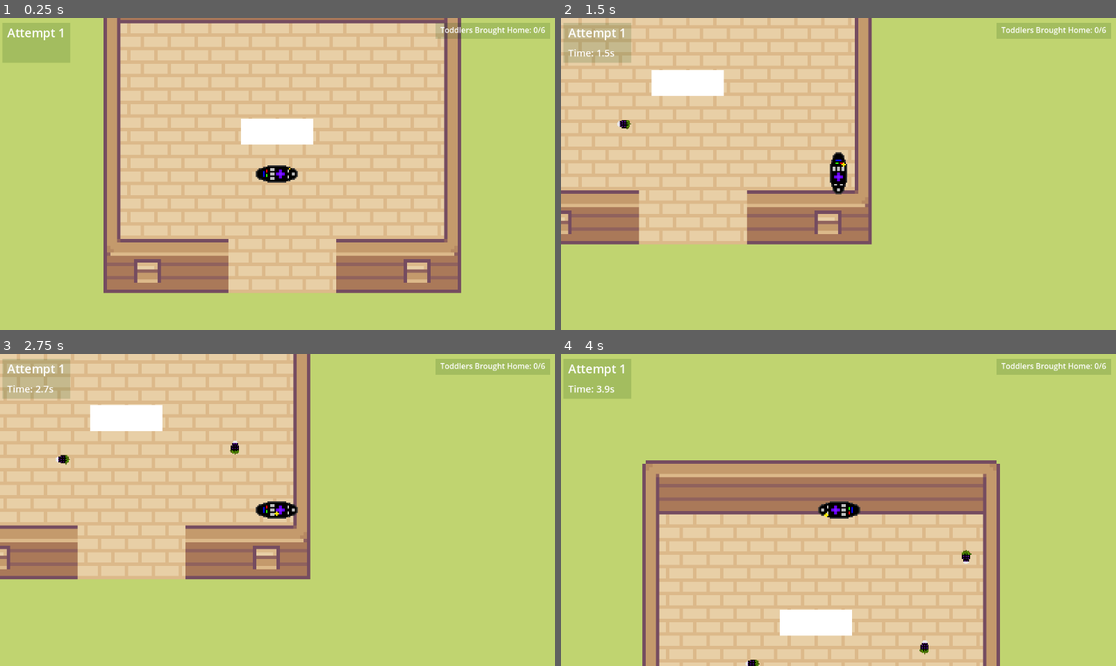
Above: before the commit, frames 1-4 (two rows, left to right).
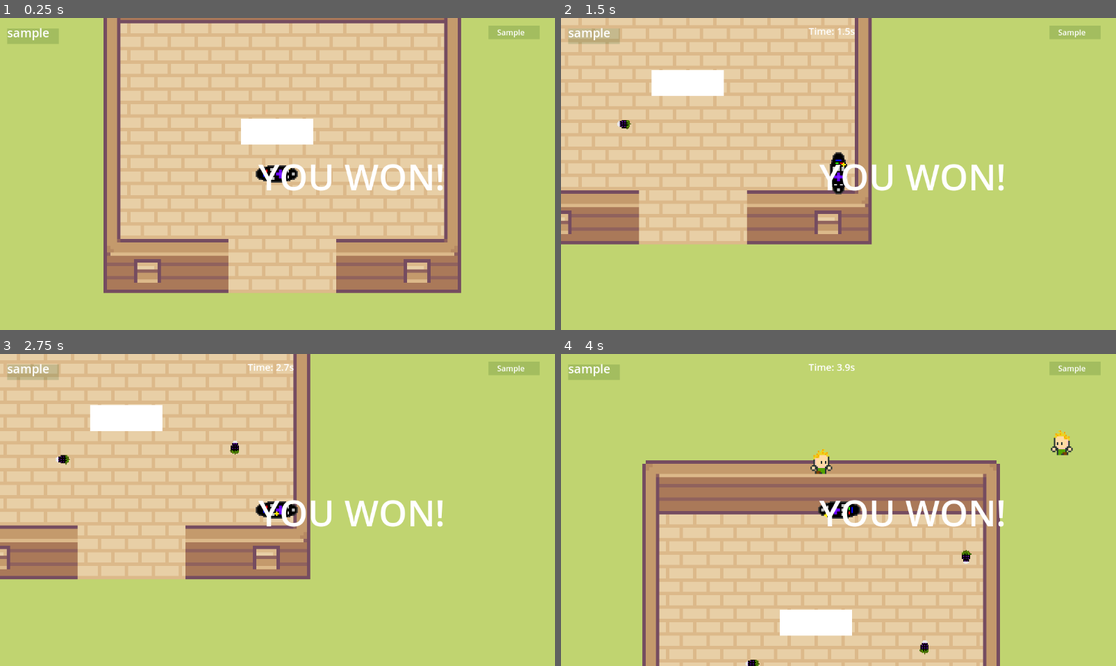
Above: after the commit, the same moments.

Repository: DrDoIt/Toddler-Swarm
Game: Godot game, scene res://main.tscn
Same seed, same stepped clock (60 frames per second), same inputs: the game is played once before the commit and once after it.
Inputs:
- Up to frame 1 (0.25 s): no input
- Up to frame 2 (1.5 s): tap Enter at 0.5 s; hold D (move_right) 0.53-1.28 s; hold Space (throw) 0.53-1.28 s; hold S (move_down) from 1.28 s (still down); tap Space (throw) at 1.35 s
- Up to frame 3 (2.75 s): release S (move_down) at 2.03 s; hold D (move_right) from 2.03 s (still down); hold Space (throw) from 2.03 s (still down)
- Up to frame 4 (4 s): release D (move_right) at 2.78 s; release Space (throw) at 2.78 s; hold W (move_up) 2.78-3.53 s; tap Space (throw) at 2.85 s; hold A (move_left) from 3.53 s (still down); hold Space (throw) from 3.53 s (still down)

The runs differ from the first frame. In frame 1, 3.0% of the frame differs, in the area x 0-100%, y 1-56%; in frame 2, 3.1%; in frame 3, 3.1%; in frame 4, 3.5%.
Error after the commit: Parse Error: Invalid numeric notation. (res://hud.gd:42)

Commit message:
10 Charlies

Diff:
--- a/hud.gd
+++ b/hud.gd
@@ -39,7 +39,7 @@
 	var attemptCount = $"../../Player".attempt
 	var toddlerCount = main.toddlerCount
 
-	if toddlerCount == 6:
+	if toddlerCount == 10s:
 		$ToddlerCount.hide()
 		$Stopwatch.hide()
 		$ColorRect.hide()
--- a/main.tscn
+++ b/main.tscn
@@ -920,8 +920,20 @@
 [node name="Toddler4" parent="." instance=ExtResource("2_nk0x6")]
 position = Vector2(3115, -22)
 
-[node name="Toddler6" parent="." instance=ExtResource("2_nk0x6")]
-position = Vector2(-278, 2152)
+[node name="Toddler7" parent="." instance=ExtResource("2_nk0x6")]
+position = Vector2(-1206, 2220)
+
+[node name="Toddler8" parent="." instance=ExtResource("2_nk0x6")]
+position = Vector2(3014, 2458)
+
+[node name="Toddler9" parent="." instance=ExtResource("2_nk0x6")]
+position = Vector2(1854, -665)
+
+[node name="Toddler10" parent="." instance=ExtResource("2_nk0x6")]
+position = Vector2(587, -671)
+
+[node name="Toddler12" parent="." instance=ExtResource("2_nk0x6")]
+position = Vector2(384, 1450)
 
 [node name="PlayerSpawn" type="Marker2D" parent="."]
 position = Vector2(773, 427)
